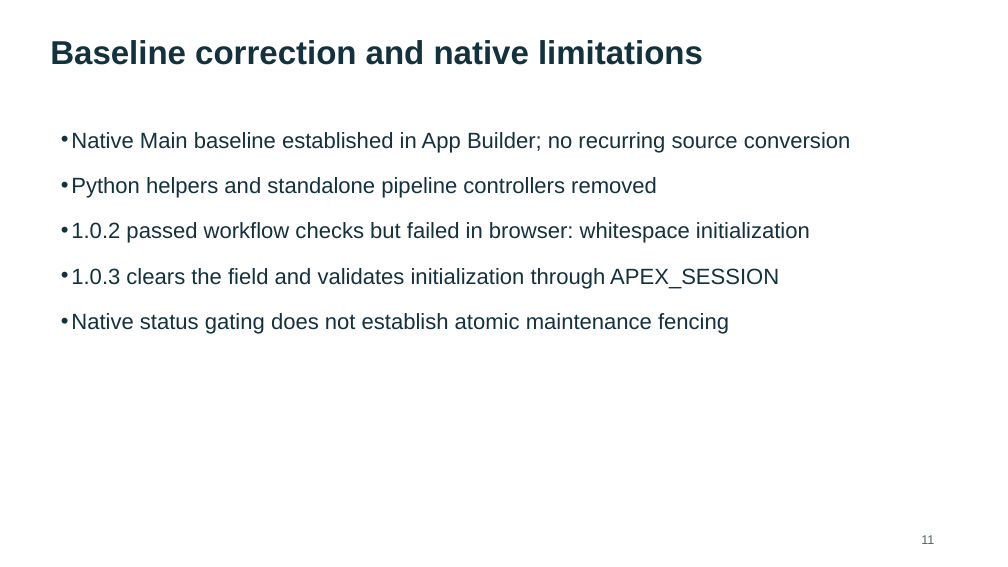
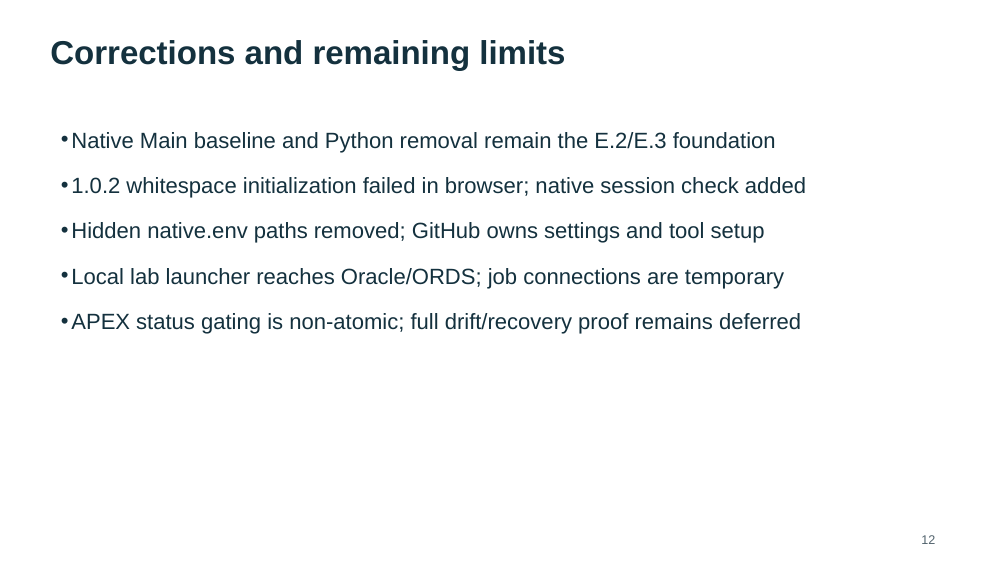
Before and after one commit to rstyczynski/APEX_CICD, a slide deck: slide 12 of progress/E.3/sprint_E.3_increment_demo.pptx (slide 11 before the commit). Drawn at 1008x567 pixels with LibreOffice and Linux fonts; fonts in the diff are those of the drawing. Boxes give left, top, right and bottom in pixels: in the first picture for what was removed or moved away, otherwise in the second. Text is boxed around its words. In the diff, an @@ line names an element or a change of style, - is before the commit and + after.

Commit message:
fix: configure E.3 workflows in GitHub and add local lab runner

```diff
--- a/progress/E.3/sprint_E.3_increment_demo.pptx
+++ b/progress/E.3/sprint_E.3_increment_demo.pptx
@@ text at bbox=[50, 40, 565, 71]: text changed @@
-Baseline correction and native limitations
+Corrections and remaining limits
@@ text at bbox=[71, 132, 806, 334]: text changed @@
-• Native Main baseline established in App Builder; no recurring source conversion
-• Python helpers and standalone pipeline controllers removed
-• 1.0.2 passed workflow checks but failed in browser: whitespace initialization
-• 1.0.3 clears the field and validates initialization through APEX_SESSION
-• Native status gating does not establish atomic maintenance fencing
+• Native Main baseline and Python removal remain the E.2/E.3 foundation
+• 1.0.2 whitespace initialization failed in browser; native session check added
+• Hidden native.env paths removed; GitHub owns settings and tool setup
+• Local lab launcher reaches Oracle/ORDS; job connections are temporary
+• APEX status gating is non-atomic; full drift/recovery proof remains deferred
@@ text at bbox=[921, 535, 935, 544]: text changed @@
-11
+12
```
Also in this commit, not shown: 10 other slides changed, 1 slide added, 55 other files.
